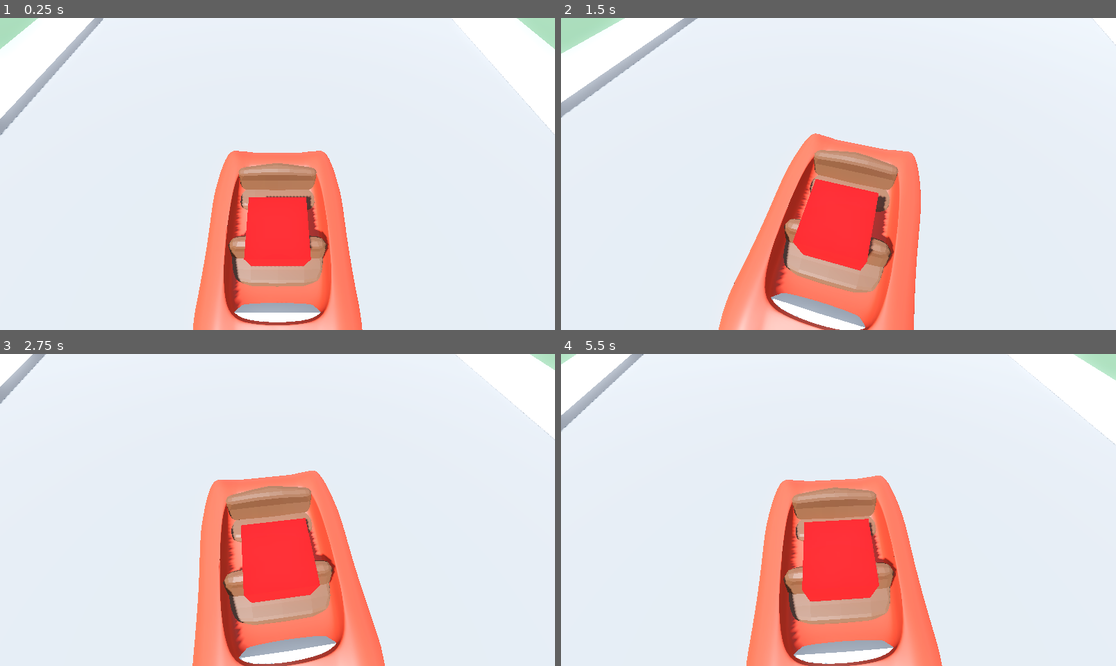
Above: before the commit, frames 1-4 (two rows, left to right).
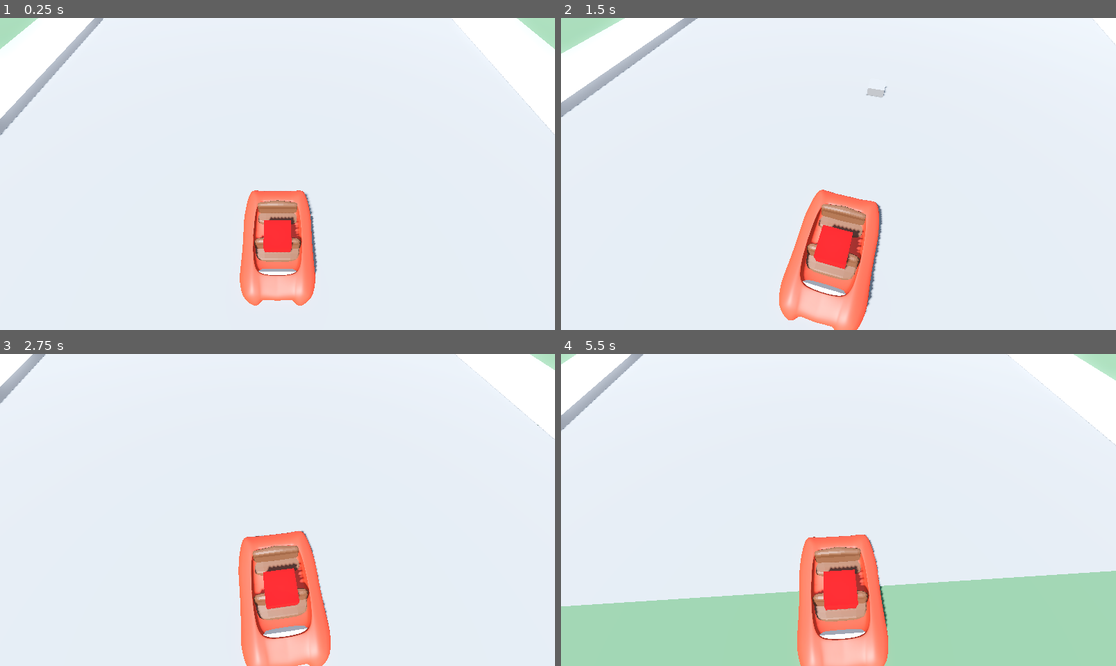
Above: after the commit, the same moments.

Repository: andyman/laughtrack
Game: Godot game, scene res://scenes/clown_stacking_work_area.tscn
Two runs of this game, one before a commit and one after it. Both use one fixed random seed, a clock stepped at 60 frames per second and the inputs below. This scene is started directly instead of the project's main scene.
Inputs (mouse positions are in pixels of both pictures, inside the frame that each line leads up to):
- Up to frame 1 (0.25 s): no input
- Up to frame 2 (1.5 s): move the mouse to (866, 174) at 0.52 s; hold W (accelerate) from 0.53 s (still down); click (866, 174) at 0.6 s; move the mouse to (810, 174) at 1.27 s; click (810, 174) at 1.35 s
- Up to frame 3 (2.75 s): keep holding W (accelerate); move the mouse to (288, 503) at 2.02 s; click (288, 503) at 2.1 s
- Up to frame 4 (5.5 s): keep holding W (accelerate); move the mouse to (832, 516) at 2.77 s; click (832, 516) at 2.85 s; move the mouse to (877, 513) at 3.52 s; click (877, 513) at 3.6 s; tap Enter at 4.25 s; move the mouse to (794, 506) at 4.27 s; click (794, 506) at 4.35 s; move the mouse to (844, 510) at 5.02 s; click (844, 510) at 5.1 s

The runs differ from the first frame. In frame 1, 14% of the frame differs, in the area x 34-66%, y 42-100%; in frame 2, 16%; in frame 3, 16%; in frame 4, 32%, in the area x 0-100%, y 0-100%.

Commit message:
merged the Timers branch

Diff:
--- a/scenes/clown_stacking_work_area.tscn
+++ b/scenes/clown_stacking_work_area.tscn
@@ -254,6 +254,7 @@
 
 [node name="SphereCar" parent="." instance=ExtResource("21_1sxly")]
 transform = Transform3D(1, 0, 0, 0, 1, 0, 0, 0, 1, 0, 3.89468, 0)
+started = true
 
 [node name="ClownStack" parent="." node_paths=PackedStringArray("sphere_car") instance=ExtResource("21_htety")]
 transform = Transform3D(-1, 0, -8.74228e-08, 0, 1, 0, 8.74228e-08, 0, -1, 0, 0, 0)
Not shown: 1 places in scenes/clown_stacking_work_area.tscn that only renumber resources
